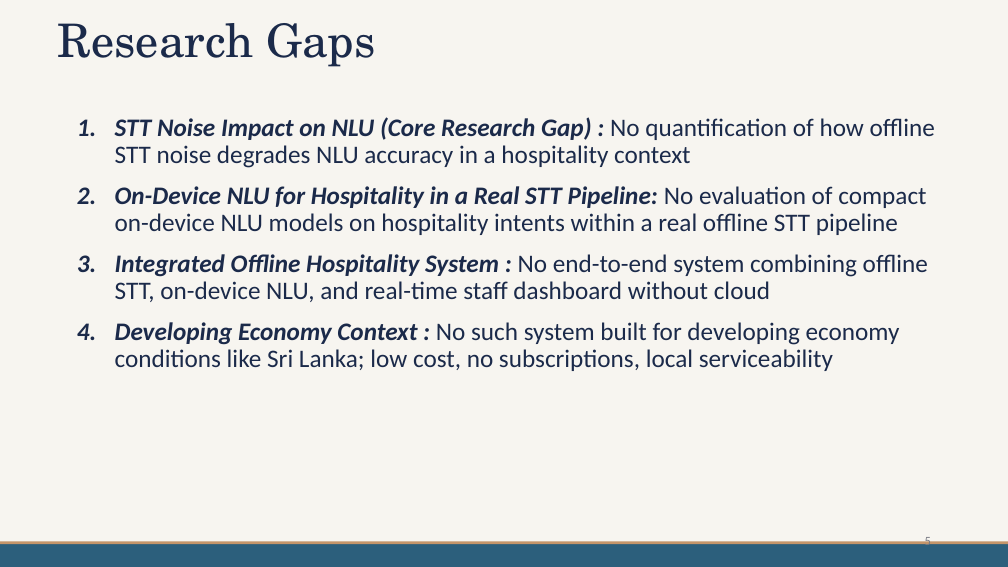
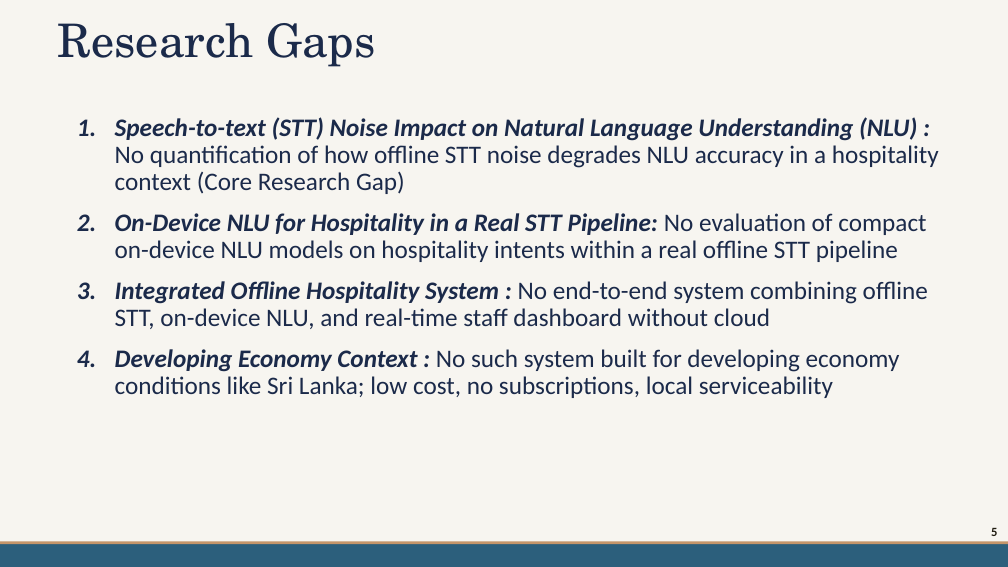
Before and after one commit to mdpw/msc-research, a slide deck: slide 5 of documents/Viva Presentation.pptx. Drawn at 1008x567 pixels with LibreOffice and Linux fonts; fonts in the diff are those of the drawing; background and template pictures are left out. Boxes give left, top, right and bottom in pixels: in the first picture for what was removed or moved away, otherwise in the second. Text is boxed around its words. In the diff, an @@ line names an element or a change of style, - is before the commit and + after.

```diff
--- a/documents/Viva Presentation.pptx
+++ b/documents/Viva Presentation.pptx
@@ subtitle at <box>115,117,939,194</box>: text changed @@
-1. STT Noise Impact on NLU (Core Research Gap) : No quantification of how offline STT noise degrades NLU accuracy in a hospitality context
+1. Speech-to-text (STT) Noise Impact on Natural Language Understanding (NLU) : No quantification of how offline STT noise degrades NLU accuracy in a hospitality context (Core Research Gap)
@@ page number: place and size @@
-page number at <box>925,535,931,549</box>
+page number at <box>991,528,997,536</box>
@@ page number at <box>991,528,997,536</box>: text colour #7A7D86 to #201C11, bold on @@
```
Also in this commit, not shown: 19 other slides changed, 1 slide removed.
